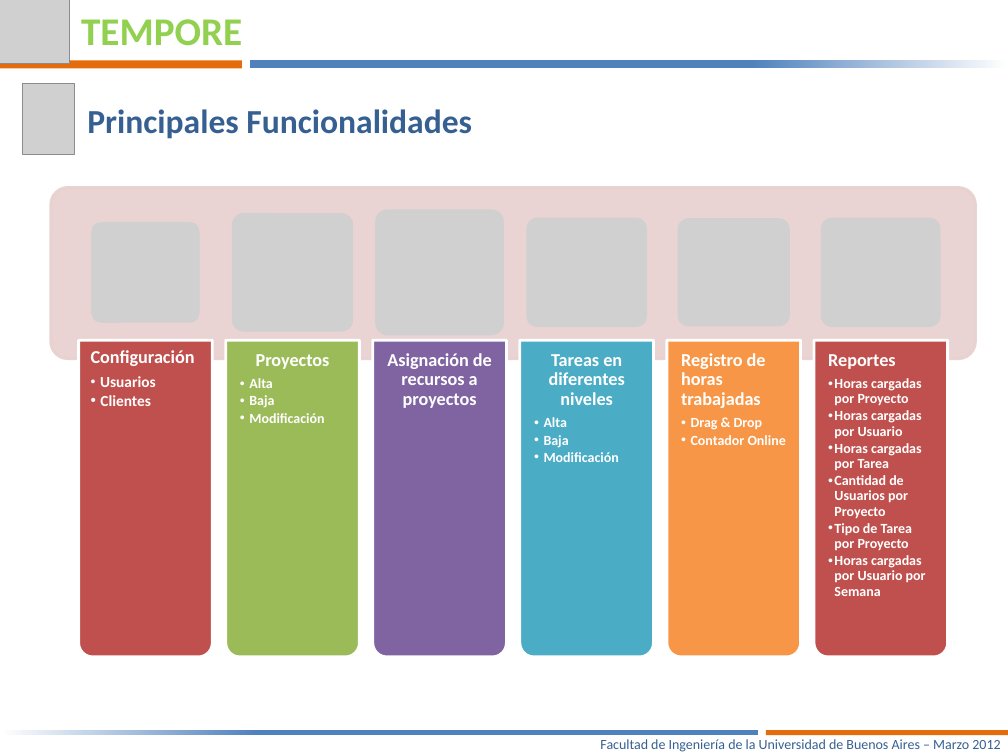
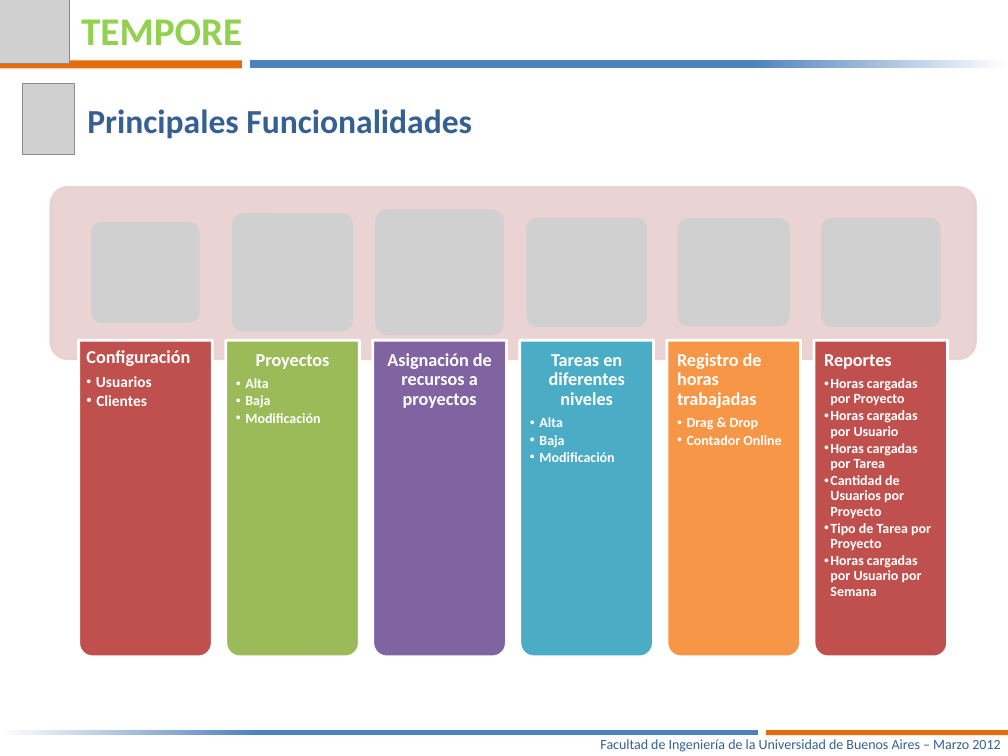
Before and after one commit to joshishimla99/tempore, a slide deck: slide 5 of docs/Presentacion Final/Tempore – Manejá tus tiempos-V6.pptx. Drawn at 1008x756 pixels with LibreOffice and Linux fonts; fonts in the diff are those of the drawing; grey boxes stand for pictures. Boxes give left, top, right and bottom in pixels: in the first picture for what was removed or moved away, otherwise in the second. Text is boxed around its words. In the diff, an @@ line names an element or a change of style, - is before the commit and + after.

```diff
--- a/docs/Presentacion Final/Tempore – Manejá tus tiempos-V6.pptx
+++ b/docs/Presentacion Final/Tempore – Manejá tus tiempos-V6.pptx
@@ text "Configuración": place and size @@
-text "Configuración" at box(91, 350, 195, 406)
+text "Configuración" at box(86, 350, 190, 406)
@@ text "Proyectos" rewrapped from box(249, 354, 330, 423) to box(245, 354, 330, 423) @@
@@ text "Tareas en diferentes niveles" rewrapped from box(544, 354, 625, 462) to box(539, 354, 625, 462) @@
@@ text "Registro de horas trabajadas": place and size @@
-text "Registro de horas trabajadas" at box(681, 353, 786, 445)
+text "Registro de horas trabajadas" at box(677, 353, 781, 445)
@@ text "Reportes" rewrapped from box(828, 354, 926, 596) to box(824, 354, 931, 596) @@
```
Also in this commit, not shown: 4 other slides changed.
